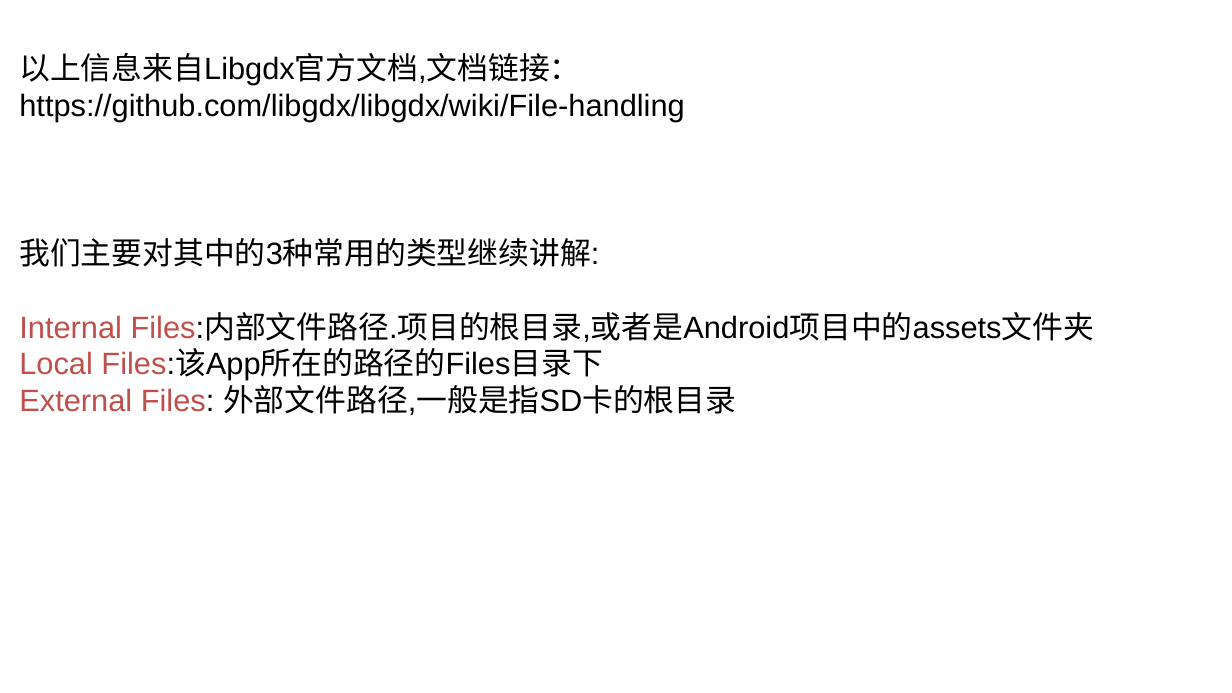
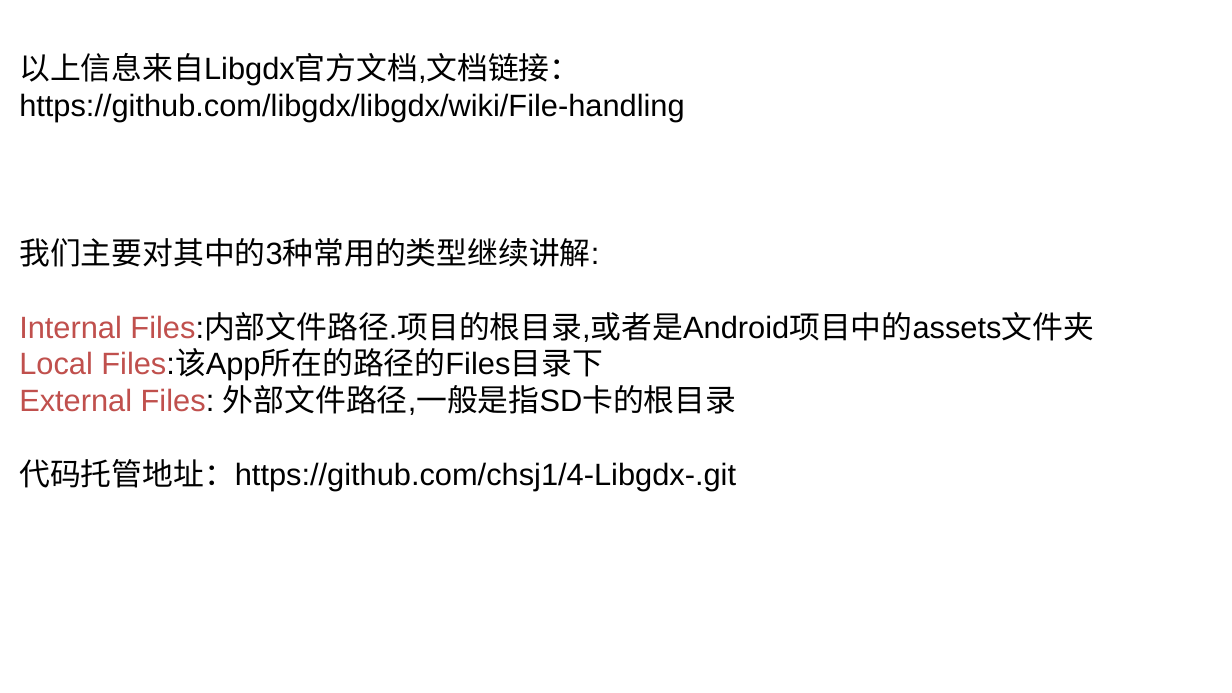
Before and after one commit to chsj1/4-Libgdx-, a slide deck: slide 5 of 讲师模板(原型).ppt. Drawn at 1232x693 pixels with LibreOffice and Linux fonts; fonts in the diff are those of the drawing; background and template pictures are left out. Boxes give left, top, right and bottom in pixels: in the first picture for what was removed or moved away, otherwise in the second. Text is boxed around its words. In the diff, an @@ line names an element or a change of style, - is before the commit and + after.

Commit message:
change ppt

```diff
--- a/讲师模板(原型).ppt
+++ b/讲师模板(原型).ppt
@@ text at (x1=19, y1=459, x2=736, y2=492): paragraph added @@
+代码托管地址：https://github.com/chsj1/4-Libgdx-.git
```
